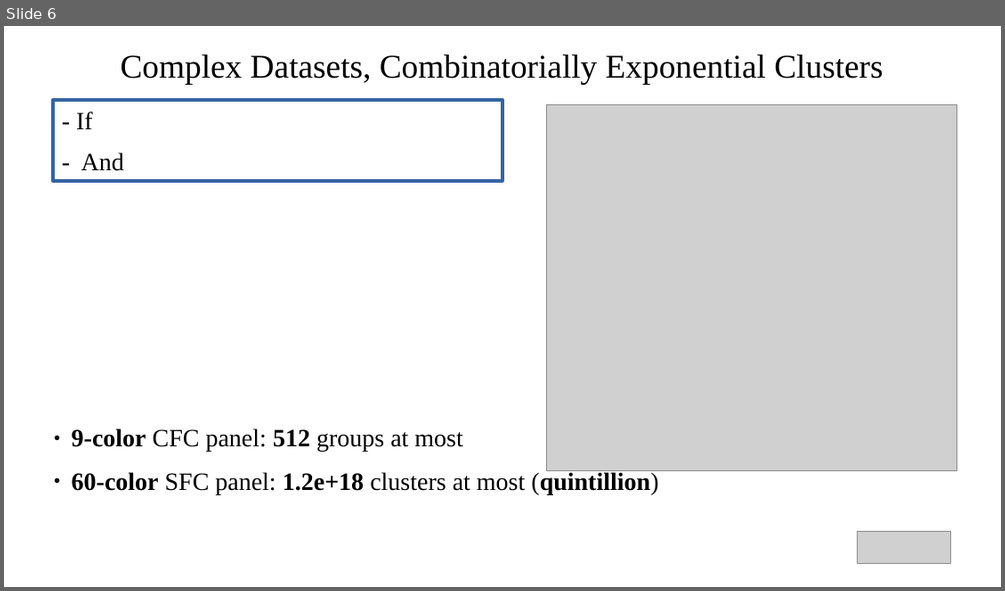
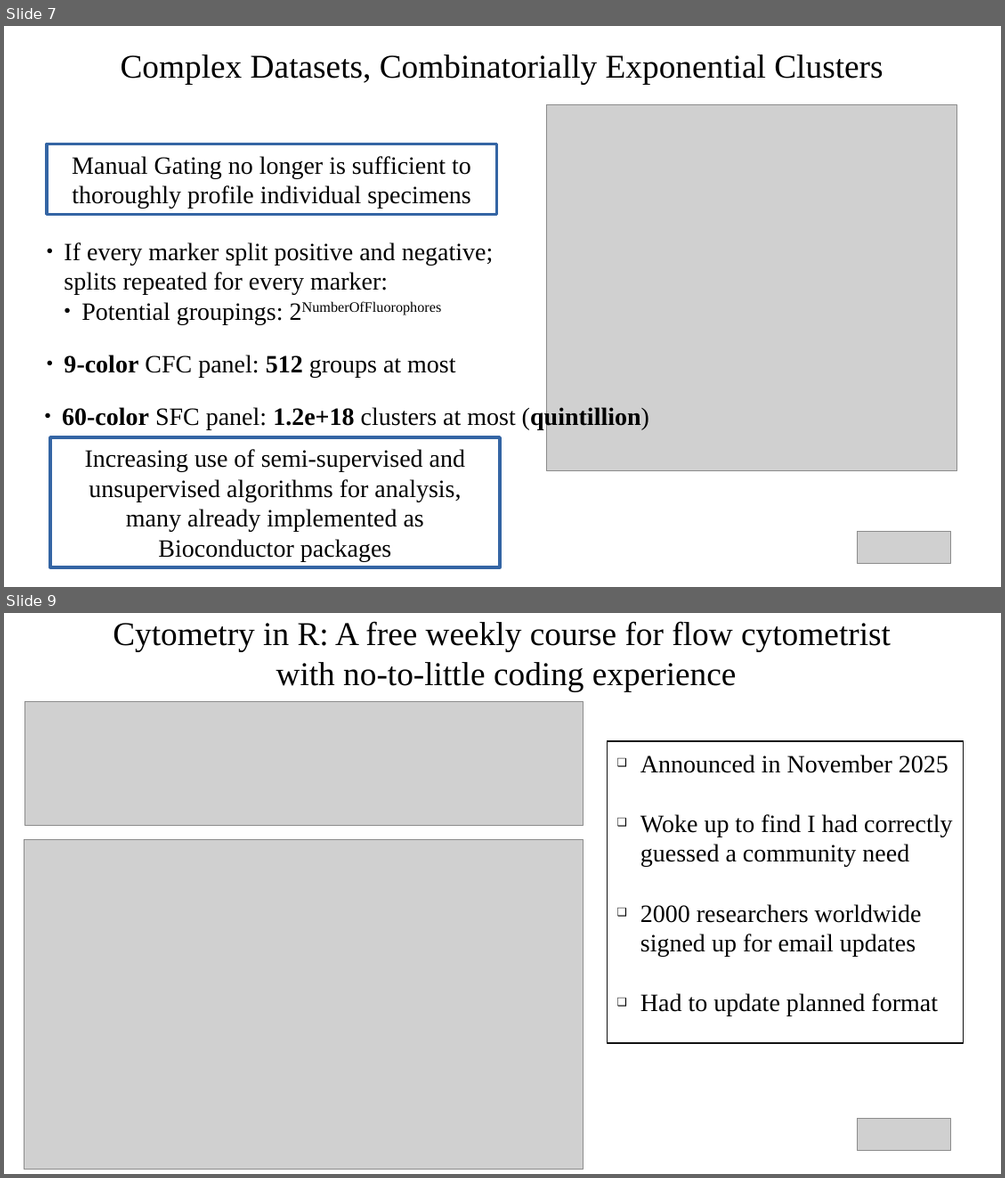
Before and after one commit to DavidRach/CytometryIn_Bioc2026, a slide deck: DavidRach_CytometryInR_BioC2026.pptx. Shown one above the other, each under a label of ours: slide 6 before the commit, slides 7 and 9 after it; the slides between them are not shown. The pictures are 1005x591 and 1005x1178 pixels, drawn with LibreOffice and Linux fonts; fonts in the diff are those of the drawing; grey boxes stand for pictures. Boxes give left, top, right and bottom in pixels: in the first picture for what was removed or moved away, otherwise in the second. Text is boxed around its words. In the diff, an @@ line names an element or a change of style, - is before the commit and + after.

```diff
--- a/DavidRach_CytometryInR_BioC2026.pptx
+++ b/DavidRach_CytometryInR_BioC2026.pptx
@@ slide 9 added at bbox=[4, 613, 1001, 1174], background #FFFFFF @@
@@ title added at bbox=[113, 621, 890, 691], 32 pt, text #000000 @@
+Cytometry in R: A free weekly course for flow cytometrist
+with no-to-little coding experience
@@ picture added at bbox=[25, 701, 583, 826] @@
@@ rectangle added at bbox=[607, 741, 963, 1043], fill #FFFFFF, outline #111111 1.45 pt @@
@@ text added at bbox=[640, 755, 952, 1016], 24 pt, text #000000 @@
+❑ Announced in November 2025
+❑ Woke up to find I had correctly guessed a community need
+❑ 2000 researchers worldwide signed up for email updates
+❑ Had to update planned format
@@ picture added at bbox=[24, 840, 583, 1168] @@
@@ picture added at bbox=[858, 1118, 951, 1151] @@
@@ what was slide 6 is now slide 7 @@
@@ slide 7 changed as well @@
@@ rectangle removed at bbox=[53, 100, 502, 181] @@
-- If
-- And
@@ rectangle added at bbox=[47, 144, 496, 215], outline #3465A4 2.89 pt, 24 pt, text #000000 @@
+Manual Gating no longer is sufficient to thoroughly profile individual specimens
@@ text added at bbox=[64, 242, 494, 324], 24 pt, text #000000 @@
+● If every marker split positive and negative; splits repeated for every marker:
+  ● Potential groupings: 2NumberOfFluorophores
@@ text "60-color SFC panel: 1.2e+18 clusters ...": place and size @@
-text "60-color SFC panel: 1.2e+18 clusters ..." at bbox=[72, 470, 658, 494]
+text "60-color SFC panel: 1.2e+18 clusters ..." at bbox=[62, 405, 649, 429]
@@ text "9-color CFC panel: 512 groups ...": place and size @@
-text "9-color CFC panel: 512 groups ..." at bbox=[72, 428, 462, 451]
+text "9-color CFC panel: 512 groups ..." at bbox=[64, 354, 455, 377]
@@ rectangle added at bbox=[50, 437, 500, 567], outline #3465A4 2.89 pt, 24 pt, text #000000 @@
+Increasing use of semi-supervised and unsupervised algorithms for analysis, many already implemented as Bioconductor packages
```
Also in this commit, not shown: 9 other slides changed, 10 other slides added, 10 slides removed, 1 other file.
